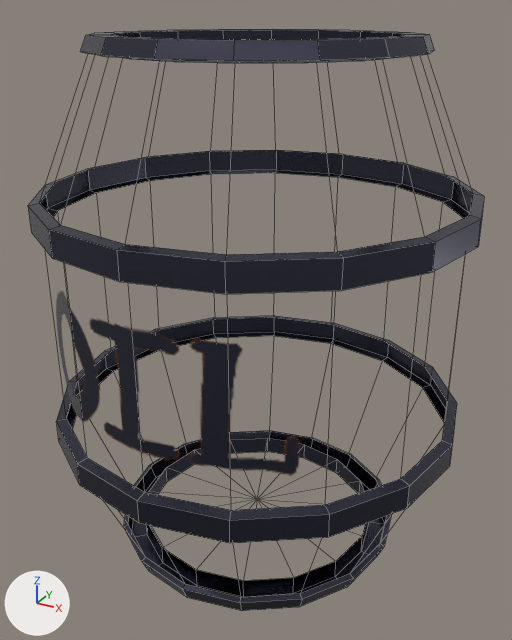
Before and after pictures for a commit that changed the FBX model Wild West Shooter unity/Assets/Models/Barrel.fbx.
One viewpoint serves both versions: a camera (50 mm lens) standing at (0.458, -0.837, 0.4) and looking at (0.001, -0.007, -0.015). Lighting does not change. The marker at lower left points along +X, +Y and +Z. Mesh edges are drawn as thin lines. Where no turn or scale is listed for an object, it has been applied to the vertices.

The older version as bpy lines, for what is in view:
```python
mat_barrel_material = bpy.data.materials.new('Barrel_material')
mat_barrel_material.use_nodes = True; mat_barrel_material.node_tree.nodes.clear()
_N = mat_barrel_material.node_tree.nodes; _L = mat_barrel_material.node_tree.links
n0 = _N.new('ShaderNodeBsdfPrincipled'); n0.name = 'Principled BSDF'
n0.inputs[2].default_value = 0.251  # 'Roughness'
n1 = _N.new('ShaderNodeOutputMaterial'); n1.name = 'Material Output'
n2 = _N.new('ShaderNodeTexImage'); n2.name = 'Image Texture'
n2.image = img_barreluv_png
n3 = _N.new('ShaderNodeTexImage'); n3.name = 'Image Texture.001'
n3.image = img_barreluv_metal_png
n4 = _N.new('ShaderNodeTexImage'); n4.name = 'Image Texture.002'
n4.image = img_barreluv_metal_png
_L.new(n2.outputs[0], n0.inputs[0])  # 'Color' to 'Base Color'
_L.new(n3.outputs[0], n0.inputs[1])  # 'Color' to 'Metallic'
_L.new(n4.outputs[0], n0.inputs[4])  # 'Color' to 'Alpha'
_L.new(n0.outputs[0], n1.inputs[0])  # 'BSDF' to 'Surface'
me_barrel_001 = bpy.data.meshes.new('Barrel.001')
me_barrel_001.from_pydata(...)  # 290 vertices, 304 faces; spans x -0.299..0.299, y -0.299..0.299, z -0.371..0.371
me_barrel_001.materials.append(mat_barrel_material)
ob_barrel = bpy.data.objects.new('Barrel', me_barrel_001)
ob_barrel.location = (0.0, 0.0, 0.0)
```
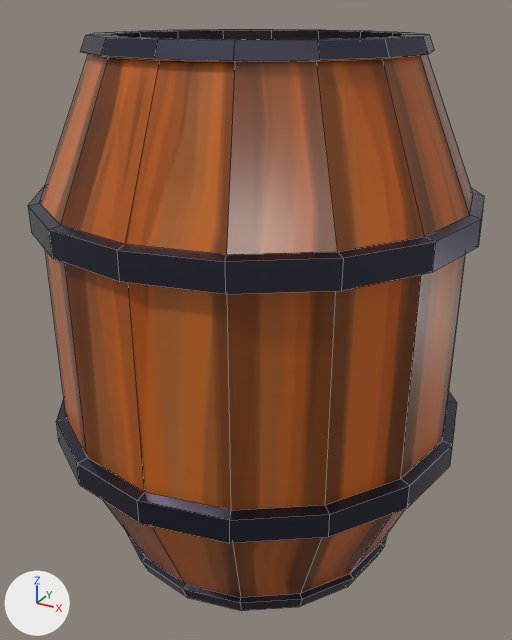
The newer file is also turned or shifted as a whole; pictures and numbers use the older file's frame.

What differs and where, as boxes [x1, y1, x2, y2] in the pictures (512 x 640 px):
'Barrel', surface changed, mesh turned (black to brown): [28, 29, 484, 611] in both

The change, as a list of edits to the scene's bpy script:
```text
Change mat_barrel_material:
    remove n4 = _N.new('ShaderNodeTexImage'); n4.name = 'Image Texture.002'
    remove n4.image = img_barreluv_metal_png
    where n0 = _N.new('ShaderNodeBsdfPrincipled'); n0.name = 'Principled BSDF'
    remove _L.new(n4.outputs[0], n0.inputs[4])  # 'Color' to 'Alpha'
Change me_barrel_001:
    where me_barrel_001.from_pydata(...)  # 290 vertices, 304 faces; spans x -0.299..0.299, y -0.299..0.299, z -0.371..0.371
    used by ob_barrel; location = (0.0, 0.0, 0.0)
    me_barrel_001 part 1: the whole mesh is turned -180 degrees about the z axis through its middle
```
